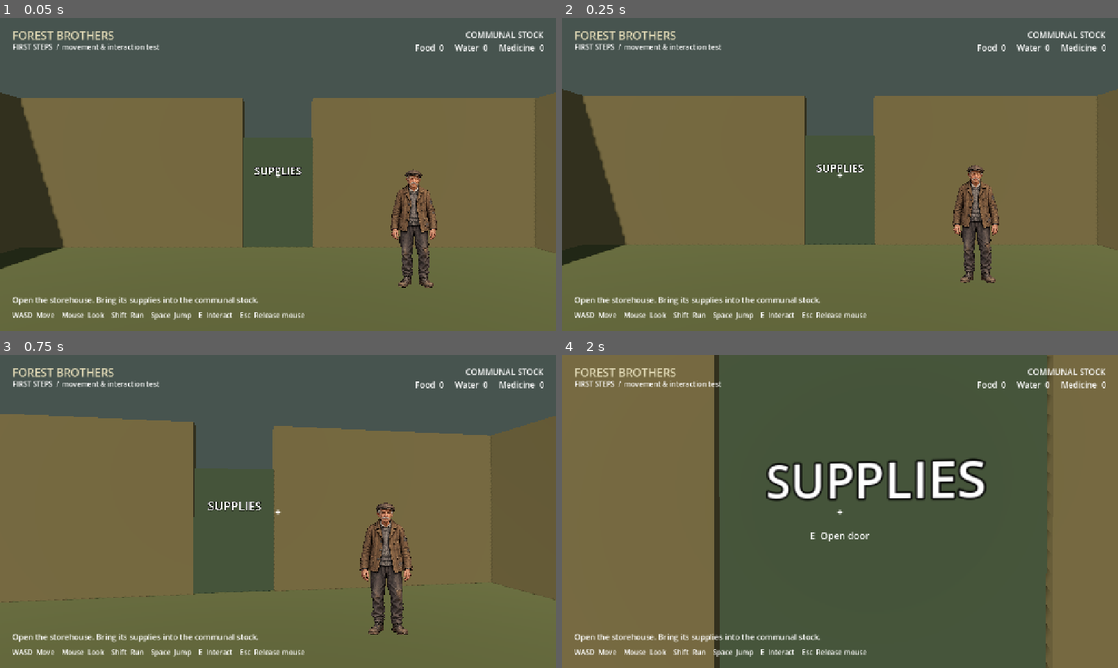
Above: before the commit, frames 1-4 (two rows, left to right).
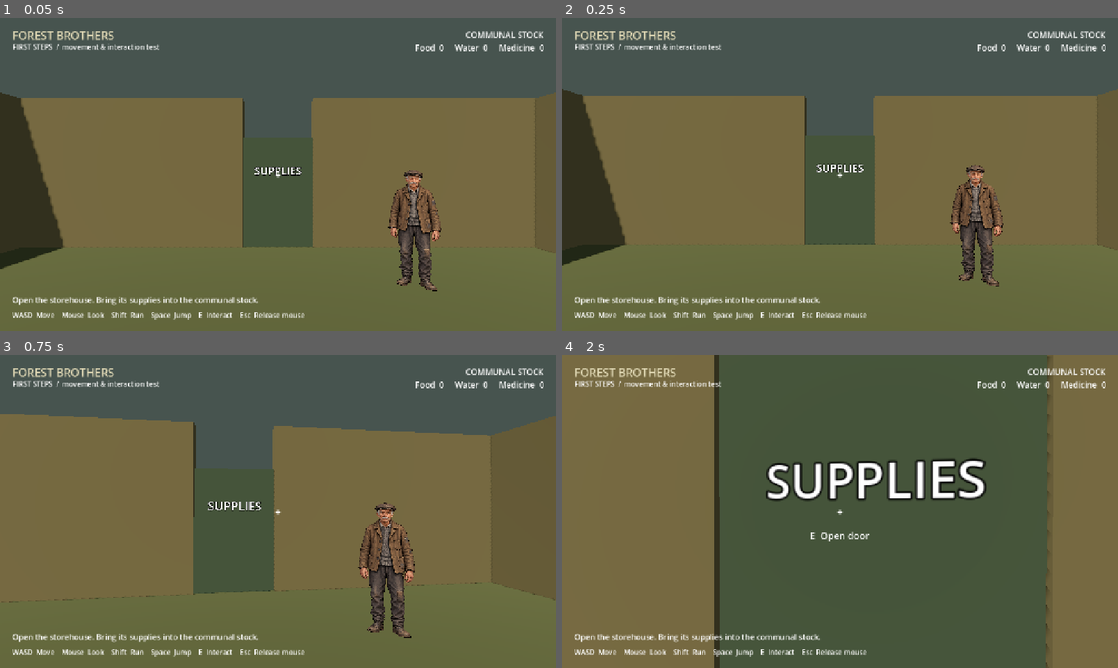
Above: after the commit, the same moments.

Repository: lazdinst/forest-brothers
Game: Godot game, scene res://scenes/prototype/camp_test.tscn
Same seed, same stepped clock (60 frames per second), same inputs: the game is played once before the commit and once after it.
Inputs (mouse positions are in pixels of both pictures, inside the frame that each line leads up to):
- Up to frame 1 (0.05 s): no input
- Up to frame 2 (0.25 s): no input
- Up to frame 3 (0.75 s): tap Enter at 0.5 s; move the mouse to (305, 511) at 0.52 s; hold W (move_forward) from 0.53 s (still down); hold E (interact) from 0.53 s (still down)
- Up to frame 4 (2 s): keep holding W (move_forward); tap Space (jump) at 0.77, 1.52 s; move the mouse to (812, 511) at 1.27 s; release E (interact) at 1.28 s; tap Shift (sprint) at 1.35 s

The runs differ from the first frame. In frame 1, 1.0% of the frame differs, in the area x 69-80%, y 48-88%; in frame 2, 1.0%; in frame 3, 1.1%, in the area x 64-75%, y 47-91%; in frame 4, nothing differs.

Commit message:
Remove pitch-following sprite zoom and bound close approach

Diff:
--- a/scenes/characters/starting_civilian.tscn
+++ b/scenes/characters/starting_civilian.tscn
@@ -10,6 +10,10 @@
 radius = 0.28
 height = 1.7
 
+[sub_resource type="CylinderShape3D" id="PlayerClearanceShape"]
+radius = 0.9
+height = 1.8
+
 [node name="StartingCivilian" type="StaticBody3D"]
 script = ExtResource("4_direction")
 front_texture = ExtResource("1_texture")
@@ -19,6 +23,14 @@
 [node name="Body" type="CollisionShape3D" parent="."]
 position = Vector3(0, 0.85, 0)
 shape = SubResource("BodyShape")
+
+[node name="PlayerClearance" type="StaticBody3D" parent="."]
+collision_layer = 4
+collision_mask = 2
+
+[node name="Shape" type="CollisionShape3D" parent="PlayerClearance"]
+position = Vector3(0, 0.9, 0)
+shape = SubResource("PlayerClearanceShape")
 
 [node name="FacingVisual" type="Node3D" parent="."]
 
--- a/scenes/player/first_person_player.tscn
+++ b/scenes/player/first_person_player.tscn
@@ -8,7 +8,7 @@
 
 [node name="Player" type="CharacterBody3D"]
 collision_layer = 2
-collision_mask = 1
+collision_mask = 5
 floor_snap_length = 0.2
 script = ExtResource("1")
 
--- a/scripts/characters/directional_idle.gd
+++ b/scripts/characters/directional_idle.gd
@@ -1,6 +1,6 @@
 extends StaticBody3D
 ## Presentation-only selection relative to this viewport's active camera.
-## The character faces local +Z. A foot-anchored visual faces the camera plane; the body stays upright.
+## The character faces local +Z. Its visual turns toward viewer position in yaw only.
 
 @export var front_texture: Texture2D
 @export var side_texture: Texture2D
@@ -16,10 +16,13 @@
 	var camera := get_viewport().get_camera_3d()
 	if camera == null:
 		return
-	# Align the entire visual around its feet, not the centered sprite. Keeping
-	# all pixels in the camera plane prevents head/feet perspective taper when
-	# looking down at close range. This runs even when the view sector is stable.
-	visual_pivot.global_basis = camera.global_basis.orthonormalized().scaled(global_basis.get_scale())
+	# Keep the artwork physically upright. Camera pitch/roll must not change
+	# its transform or make it appear to zoom. Only walking around it turns it.
+	var to_viewer := camera.global_position - global_position
+	to_viewer.y = 0.0
+	if to_viewer.length_squared() < 0.0001:
+		return
+	visual_pivot.global_basis = Basis.looking_at(-to_viewer, Vector3.UP).scaled(global_basis.get_scale())
 	var local_viewer := global_basis.inverse() * (camera.global_position - global_position)
 	if Vector2(local_viewer.x, local_viewer.z).length_squared() < 0.0001:
 		return
--- a/tests/civilian_projection_smoke.gd
+++ b/tests/civilian_projection_smoke.gd
@@ -1,5 +1,6 @@
 extends SceneTree
-## Regression: a pitched close camera must not taper the sprite toward its feet.
+## Regression: camera pitch must not rotate/reposition the artwork or change FOV.
+## Exercise the actual playable standing distance instead of teleporting inside it.
 
 var failures: Array[String] = []
 
@@ -9,31 +10,44 @@
 
 
 func _run() -> void:
-	var civilian = load("res://scenes/characters/starting_civilian.tscn").instantiate()
-	root.add_child(civilian)
-	var camera := Camera3D.new()
-	root.add_child(camera)
-	camera.make_current()
-	camera.fov = 60.0
-	for distance in [0.65, 1.0, 3.0]:
-		for offset in [Vector3(0, 1.6, distance), Vector3(distance, 1.6, 0), Vector3(0, 1.6, -distance)]:
-			camera.position = offset
-			camera.look_at(civilian.position + Vector3(0, 0.9, 0))
-			await process_frame
-			await process_frame
-			var sprite: Sprite3D = civilian.get_node("FacingVisual/IdleSprite")
-			var upper_width := camera.unproject_position(sprite.to_global(Vector3(0.2, 0.7, 0))).distance_to(camera.unproject_position(sprite.to_global(Vector3(-0.2, 0.7, 0))))
-			var lower_width := camera.unproject_position(sprite.to_global(Vector3(0.2, -0.7, 0))).distance_to(camera.unproject_position(sprite.to_global(Vector3(-0.2, -0.7, 0))))
-			_check(upper_width > 0.0 and absf(upper_width / lower_width - 1.0) < 0.01, "Sprite projection must preserve width between head and feet at distance %.2f" % distance)
-			_check(civilian.get_node("FacingVisual").global_position.distance_to(civilian.global_position) < 0.001, "Visual foot anchor must stay at the body origin")
-			_check(civilian.global_basis.is_equal_approx(Basis.IDENTITY), "Camera pitch must not rotate the physical body")
+	var world = load("res://scenes/prototype/camp_test.tscn").instantiate()
+	root.add_child(world)
+	var civilian: Node3D = world.get_node("StartingCivilian")
+	var player = world.get_node("Player")
+	player.global_position = civilian.global_position + Vector3(0, 0.01, 3)
+	player.camera.rotation = Vector3.ZERO
+	Input.action_press("move_forward")
+	for frame in range(120):
+		await physics_frame
+	Input.action_release("move_forward")
+	await process_frame
+	await process_frame
+	var separation := Vector2(player.position.x - civilian.position.x, player.position.z - civilian.position.z).length()
+	_check(separation >= 1.18 and separation <= 1.3, "Walking up to the civilian should stop at about 1.2 m, got %.3f" % separation)
+	var sprite: Sprite3D = civilian.get_node("FacingVisual/IdleSprite")
+	var fixed_visual := sprite.global_transform
+	var original_fov: float = player.camera.fov
+	for pitch in [-1.1, -0.6, 0.0, 0.6, 1.1]:
+		player.camera.rotation.x = pitch
+		await process_frame
+		await process_frame
+		_check(sprite.global_transform.is_equal_approx(fixed_visual), "Looking up/down must not move or tilt the sprite (pitch %.2f)" % pitch)
+		_check(is_equal_approx(player.camera.fov, original_fov), "Looking up/down must not change FOV")
+		_check(sprite.global_basis.y.normalized().dot(Vector3.UP) > 0.999, "Civilian visual must remain upright")
+	# At the nearest physically reachable distance, perspective taper is bounded.
+	player.camera.look_at(civilian.global_position + Vector3(0, 0.9, 0))
+	await process_frame
+	await process_frame
+	var upper_width: float = player.camera.unproject_position(sprite.to_global(Vector3(0.2, 0.7, 0))).distance_to(player.camera.unproject_position(sprite.to_global(Vector3(-0.2, 0.7, 0))))
+	var lower_width: float = player.camera.unproject_position(sprite.to_global(Vector3(0.2, -0.7, 0))).distance_to(player.camera.unproject_position(sprite.to_global(Vector3(-0.2, -0.7, 0))))
+	_check(lower_width > 0.0 and upper_width / lower_width < 1.9, "Standing distance must prevent extreme head-to-feet perspective taper")
+	_check(civilian.global_basis.is_equal_approx(Basis.IDENTITY), "Looking must not rotate the collider")
 	if failures.is_empty():
-		print("PASS: close/medium/far tilted views preserve sprite proportions and foot anchor; collider stays upright")
+		print("PASS: standing distance, pitch-independent sprite transform/FOV, upright body, bounded close-up perspective")
 	else:
 		for failure in failures:
 			push_error(failure)
-	civilian.queue_free()
-	camera.queue_free()
+	world.queue_free()
 	await process_frame
 	quit(0 if failures.is_empty() else 1)
 
Not shown: 1 places in scenes/characters/starting_civilian.tscn that only renumber resources
Not shown, changed: docs/DECISIONS.md
Not shown, changed: docs/GETTING_STARTED.md
